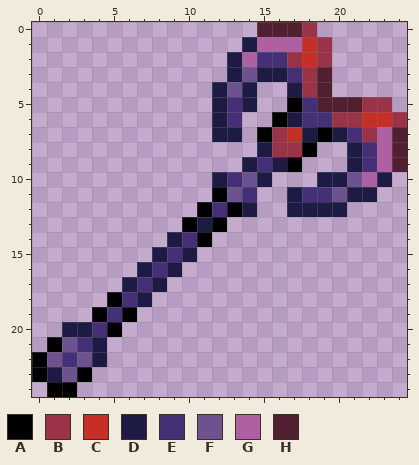
Two versions of one pixel-art sprite, Content/Items/Magic/LifeCrystalStaff.png. Above is the file before it was changed.
The file is 50x50 pixels, drawn in blocks of 2x2; one block is one cell here.
Palette (. is transparent): A #000000  B #9a3348  C #c52f25  D #1d1b43  E #453078  F #6c528e  G #af60a3  H #501f30
Pixels before, first column x 0:
 0 ...............HHHB......
 1 ..............DGGGCB.....
 2 .............DGEEBCB.....
 3 .............DFDDEBH.....
 4 ............DFD..DBH.....
 5 ............DED..AEHHHBB.
 6 ............DE..ADEEBBCCB
 7 ............DD.ABCDADEBGH
 8 ...............DBBA..DEGH
 9 ..............DEDA...DEGH
10 ............DEFD...DDFGD.
11 ............AFE..DEEFDD..
12 ...........AEAD..DDDD....
13 ..........ADA............
14 .........DEA.............
15 ........DED..............
16 .......DED...............
17 ......DED................
18 .....AED.................
19 ....AEA..................
20 ..DDEA...................
21 .AFED....................
22 AFEFD....................
23 ADFA.....................
24 .AA......................
And afterwards:
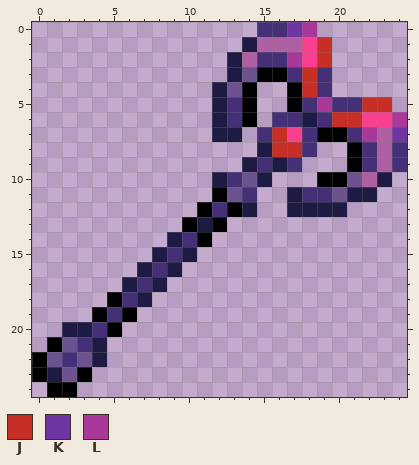
Colours new in this view: J #c52f25  K #6f35a2  L #a9389b
Changes in this commit:
Colour C changes from #c52f25 to #f9408f.
There is now colour A in row 6 at x 14.
The edit turns colour D into colour A in row 3 at x 15 to 16; in row 4 at x 14 and 17; in row 5 at x 14; in row 7 at x 20; in rows 8 to 9 at x 21; in row 10 at x 19 to 20.
The edit turns colour E into colour D in row 6 at x 18.
The edit turns colour A into colour E in row 6 at x 16; in row 7 at x 15; in row 8 at x 18; in row 9 at x 17.
The edit turns colour D into colour E in row 6 at x 17; in row 7 at x 18.
The edit turns colour H into colour E in row 0 at x 15 to 16; in rows 3 to 4 at x 19; in row 5 at x 20 to 21; in rows 8 to 9 at x 24.
The edit turns colour B into colour J in rows 1 to 2 at x 19; in rows 3 to 4 at x 18; in row 5 at x 22 to 23; in row 6 at x 20 to 21; in row 7 at x 16; in row 8 at x 16 to 17.
The edit turns colour H into colour K in row 0 at x 17; in row 7 at x 24.
The edit turns colour B into colour L in row 0 at x 18; in row 2 at x 17; in row 6 at x 24; in row 7 at x 22.
The edit turns colour H into colour L in row 5 at x 19.
Pixel boxes of the changes (left, top, right, bottom) in both pictures:
changed: (242, 22, 407, 187)
